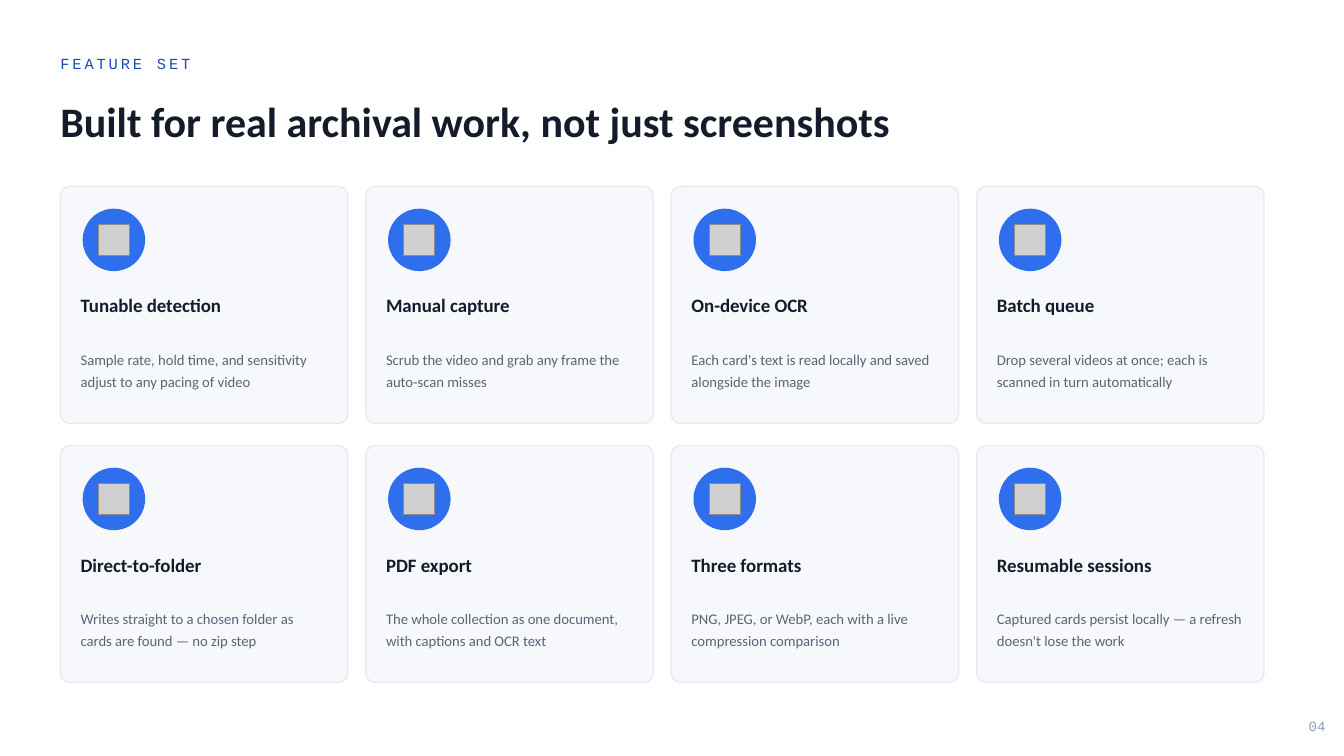
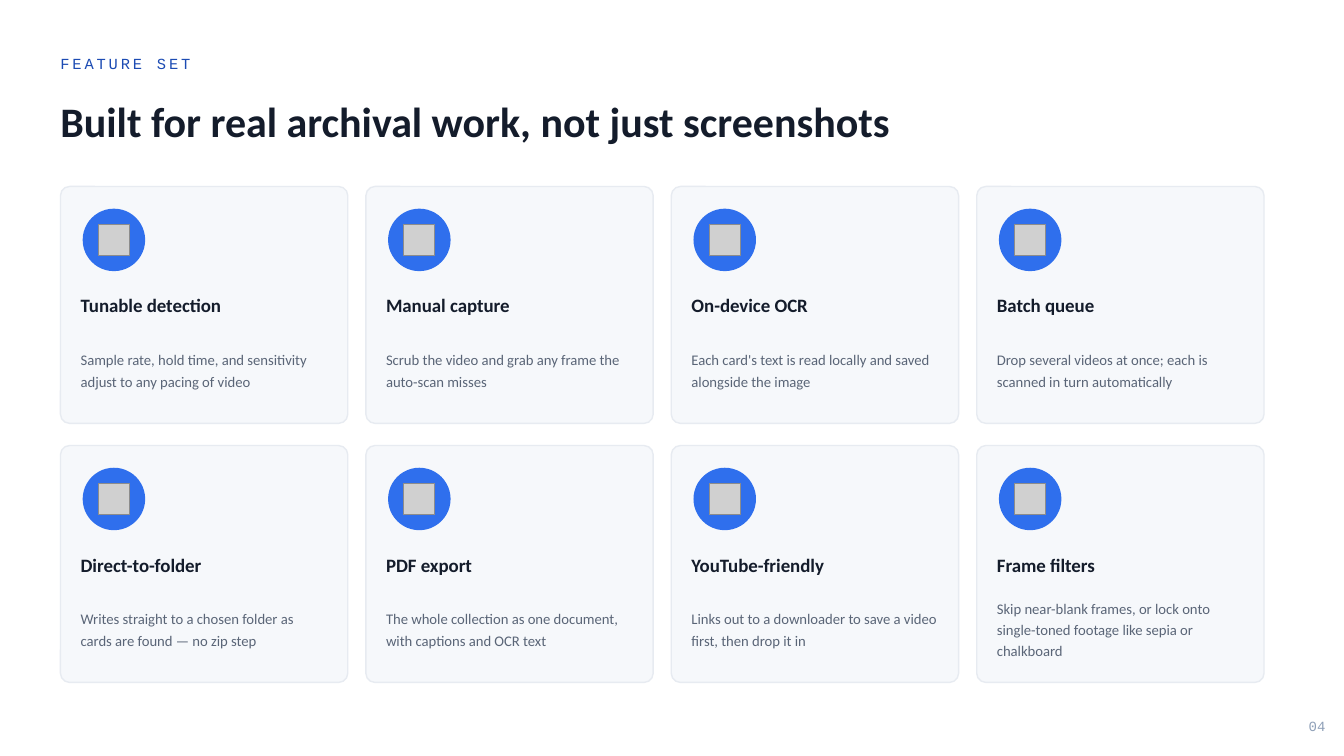
Before and after one commit to geobees/V-Keyframe, a slide deck: slide 4 of V-Keyframe-presentation.pptx. Drawn at 1344x756 pixels with LibreOffice and Linux fonts; fonts in the diff are those of the drawing; grey boxes stand for pictures. Boxes give left, top, right and bottom in pixels: in the first picture for what was removed or moved away, otherwise in the second. Text is boxed around its words. In the diff, an @@ line names an element or a change of style, - is before the commit and + after.

```diff
--- a/V-Keyframe-presentation.pptx
+++ b/V-Keyframe-presentation.pptx
@@ text at (691, 558, 823, 575): text changed @@
-Three formats
+YouTube-friendly
@@ text at (997, 558, 1095, 572): text changed @@
-Resumable sessions
+Frame filters
@@ text at (691, 614, 937, 649): text changed @@
-PNG, JPEG, or WebP, each with a live compression comparison
+Links out to a downloader to save a video first, then drop it in
@@ text at (997, 604, 1210, 656): text changed @@
-Captured cards persist locally — a refresh doesn't lose the work
+Skip near-blank frames, or lock onto single-toned footage like sepia or chalkboard
```
Also in this commit, not shown: 2 other slides changed, 1 slide added.
